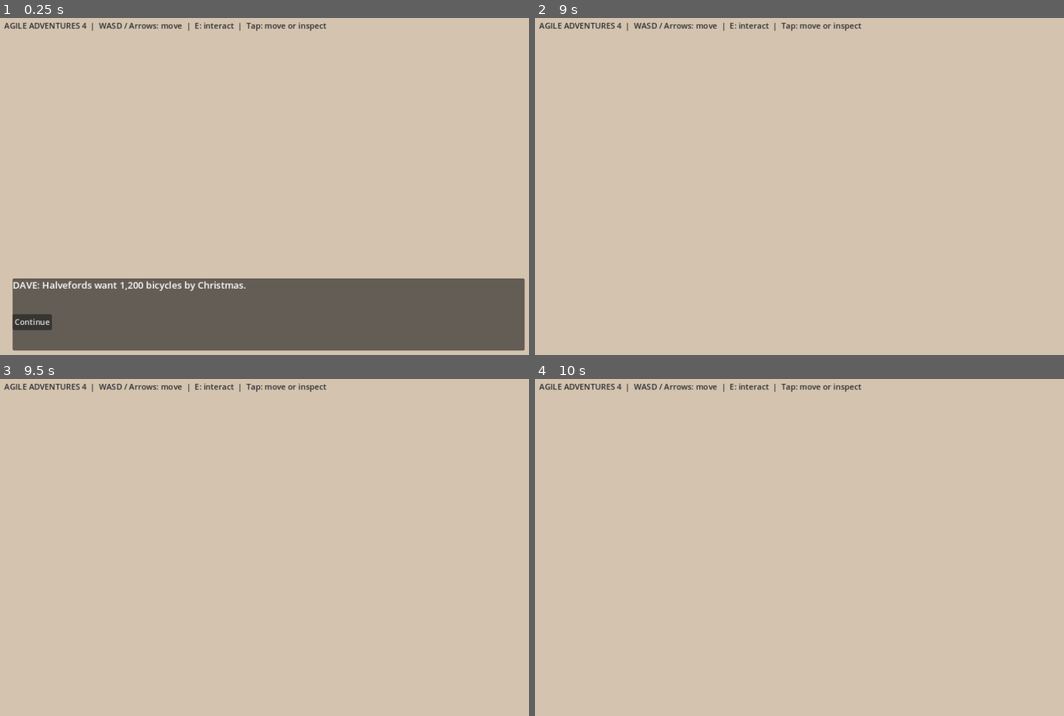
Above: before the commit, frames 1-4 (two rows, left to right).
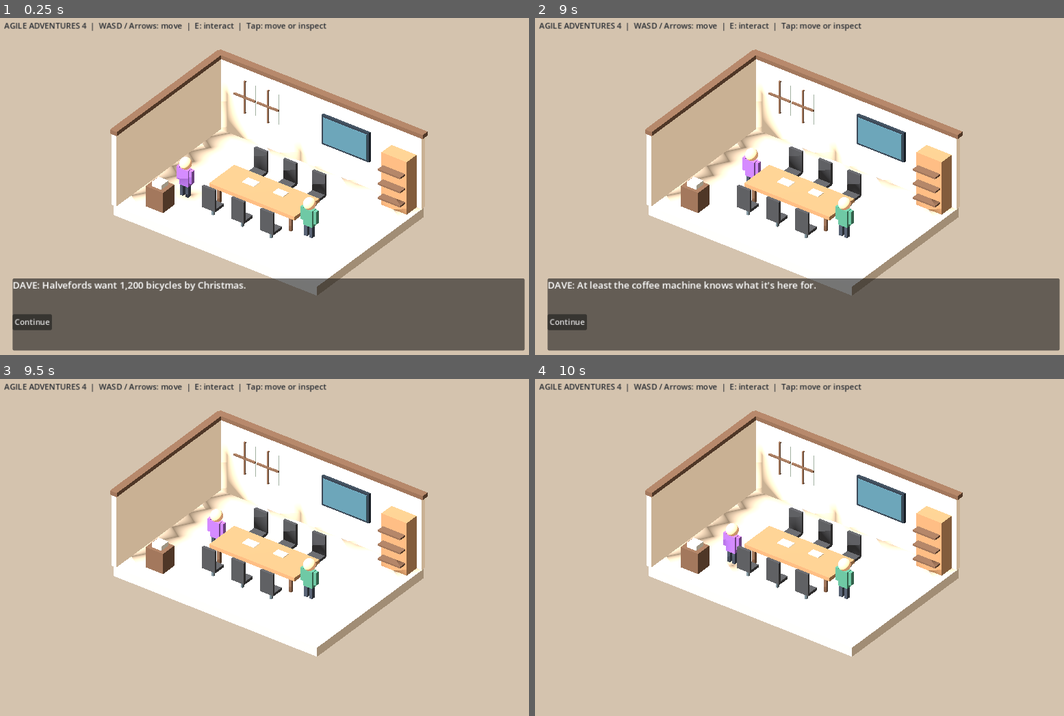
Above: after the commit, the same moments.

Repository: rstebbens/AgileAventures4
Game: Godot game, scene res://scenes/diorama.tscn
The game is run twice, just before and just after one commit, with the same random seed, the same clock (stepped at 60 frames per second) and the same inputs.
Inputs (mouse positions are in pixels of both pictures, inside the frame that each line leads up to):
- Up to frame 1 (0.25 s): no input
- Up to frame 2 (9 s): click "Continue" at 0.5 s; click "Continue" at 1.25 s; tap Enter at 2, 2.85, 4.35, 5.85, 7.25, 7.35, 8.85 s; move the mouse to (921, 169) at 2.02 s; hold Right (ui_right) 2.03-2.78 s; tap E every 1.5 s from 2.1 to 8.1 s; click (921, 169) at 2.17 s; tap Space at 2.27, 2.75, 3.02, 4.52, 5.27, 6.02, 7.52, 8.27 s; move the mouse to (693, 203) at 2.77 s; hold Down (ui_down) 2.78-3.53 s; click (693, 203) at 2.92 s; move the mouse to (857, 108) at 3.52 s; hold Right (ui_right) 3.53-4.28 s; click (857, 108) at 3.67 s; move the mouse to (778, 257) at 4.27 s; hold Up (ui_up) 4.28-5.03 s; click (778, 257) at 4.42 s; move the mouse to (968, 237) at 5.02 s; hold Left (ui_left) 5.03-6.53 s; click (968, 237) at 5.17 s; move the mouse to (640, 135) at 5.77 s; click (640, 135) at 5.92 s; move the mouse to (831, 186) at 6.52 s; hold Down (ui_down) 6.53-7.28 s; click (831, 186) at 6.67 s; move the mouse to (720, 98) at 7.27 s; hold Right (ui_right) 7.28-8.03 s; click (720, 98) at 7.42 s; move the mouse to (921, 169) at 8.02 s; hold Up (ui_up) 8.03-8.78 s; click (921, 169) at 8.17 s; move the mouse to (693, 203) at 8.77 s; hold Right (ui_right) from 8.78 s (still down); click (693, 203) at 8.92 s
- Up to frame 3 (9.5 s): keep holding Right (ui_right); tap Space at 9.02 s
- Up to frame 4 (10 s): tap Space at 9.5 s; move the mouse to (857, 469) at 9.52 s; release Right (ui_right) at 9.53 s; hold Down (ui_down) from 9.53 s (still down); tap E at 9.6 s; click (857, 469) at 9.67 s

The runs differ from the first frame. In frame 1, 29% of the frame differs, in the area x 20-81%, y 9-83%; in frame 2, 49%, in the area x 2-100%, y 9-99%; in frame 3, 29%; in frame 4, 29%.

Commit message:
Fix camera scene-tree initialization and viewport dialogue anchoring

Diff:
--- a/scenes/diorama.gd
+++ b/scenes/diorama.gd
@@ -64,10 +64,10 @@
     camera = Camera3D.new()
     camera.projection = Camera3D.PROJECTION_ORTHOGONAL
     camera.size = 14.5
+    add_child(camera)
     camera.position = Vector3(11, 13, 15)
-    camera.look_at(Vector3(0, 0, 0))
-    camera.current = true
-    add_child(camera)
+    camera.look_at(Vector3(0, 1.0, 0), Vector3.UP)
+    camera.make_current()
 
 func _material(color: Color, roughness := 0.85) -> StandardMaterial3D:
     var mat := StandardMaterial3D.new()
@@ -172,13 +172,17 @@
     title_label.position = Vector2(18, 15)
     title_label.add_theme_color_override("font_color", Color("#252a31"))
     layer.add_child(title_label)
+    var hud := Control.new()
+    layer.add_child(hud)
+    hud.set_anchors_and_offsets_preset(Control.PRESET_FULL_RECT)
+    hud.mouse_filter = Control.MOUSE_FILTER_IGNORE
     panel = PanelContainer.new()
-    panel.set_anchors_preset(Control.PRESET_BOTTOM_WIDE)
+    hud.add_child(panel)
+    panel.set_anchors_and_offsets_preset(Control.PRESET_BOTTOM_WIDE)
     panel.offset_left = 35
     panel.offset_right = -35
     panel.offset_top = -165
     panel.offset_bottom = -20
-    layer.add_child(panel)
     var stack := VBoxContainer.new()
     panel.add_child(stack)
     message = Label.new()
@@ -261,7 +265,7 @@
         "Comfort": ["FACTORY: Premium suspension is fitted to every bicycle.", "WORKER: Nobody asked for it, and production takes twice as long.", "DAVE (to camera): We're solving a problem nobody has."],
         "Cost": ["FACTORY: Every bicycle receives basic working brakes.", "WORKER: Better stopping power is available on subscription.", "DAVE (to camera): Brakes as a service. Of course."]
     }
-    dialogue_lines = consequences[choice]
+    dialogue_lines.assign(consequences[choice])
     line_number = 0
     _factory_beat()
 
